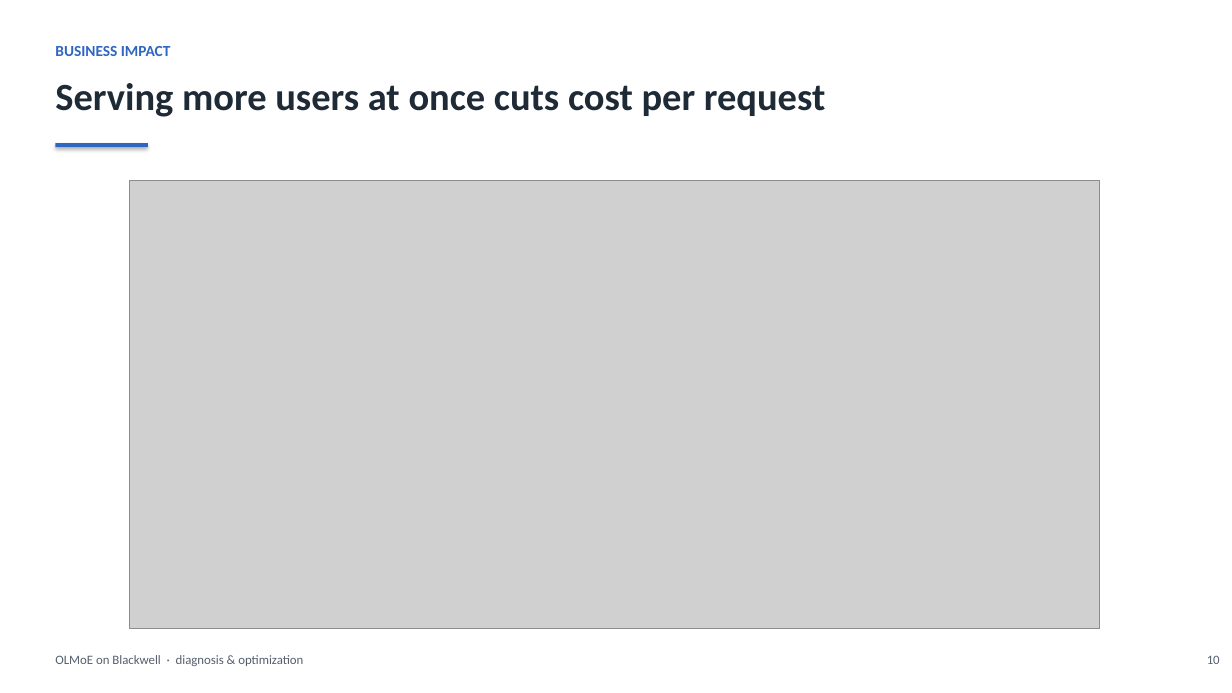
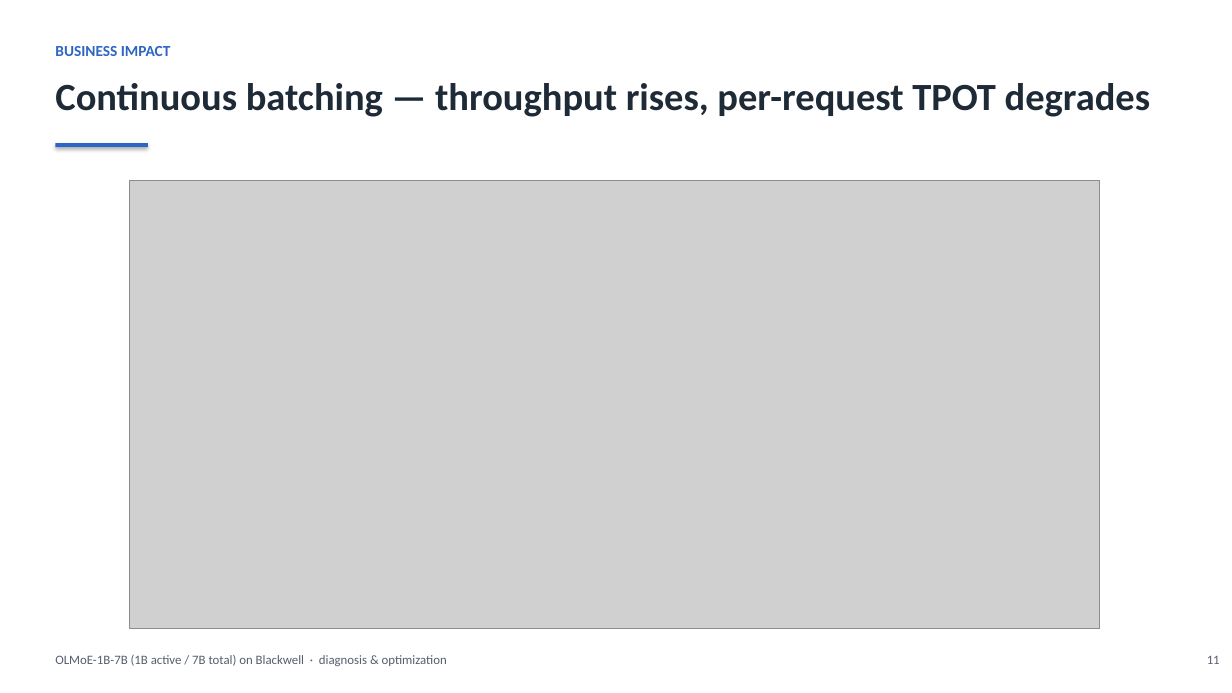
Before and after one commit to harishvs/moe-inference-optimize, a slide deck: slide 11 of talk/deck.pptx (slide 10 before the commit). Drawn at 1232x693 pixels with LibreOffice and Linux fonts; fonts in the diff are those of the drawing; grey boxes stand for pictures. Boxes give left, top, right and bottom in pixels: in the first picture for what was removed or moved away, otherwise in the second. Text is boxed around its words. In the diff, an @@ line names an element or a change of style, - is before the commit and + after.

```diff
--- a/talk/deck.pptx
+++ b/talk/deck.pptx
@@ text at [55, 83, 1150, 117]: text changed @@
-Serving more users at once cuts cost per request
+Continuous batching — throughput rises, per-request TPOT degrades
@@ text at [55, 655, 447, 666]: text changed @@
-OLMoE on Blackwell · diagnosis & optimization
+OLMoE-1B-7B (1B active / 7B total) on Blackwell · diagnosis & optimization
@@ text at [1207, 656, 1220, 664]: text changed @@
-10
+11
```
Also in this commit, not shown: 12 other slides changed, 4 slides added, 1 slide removed, 5 other files.
